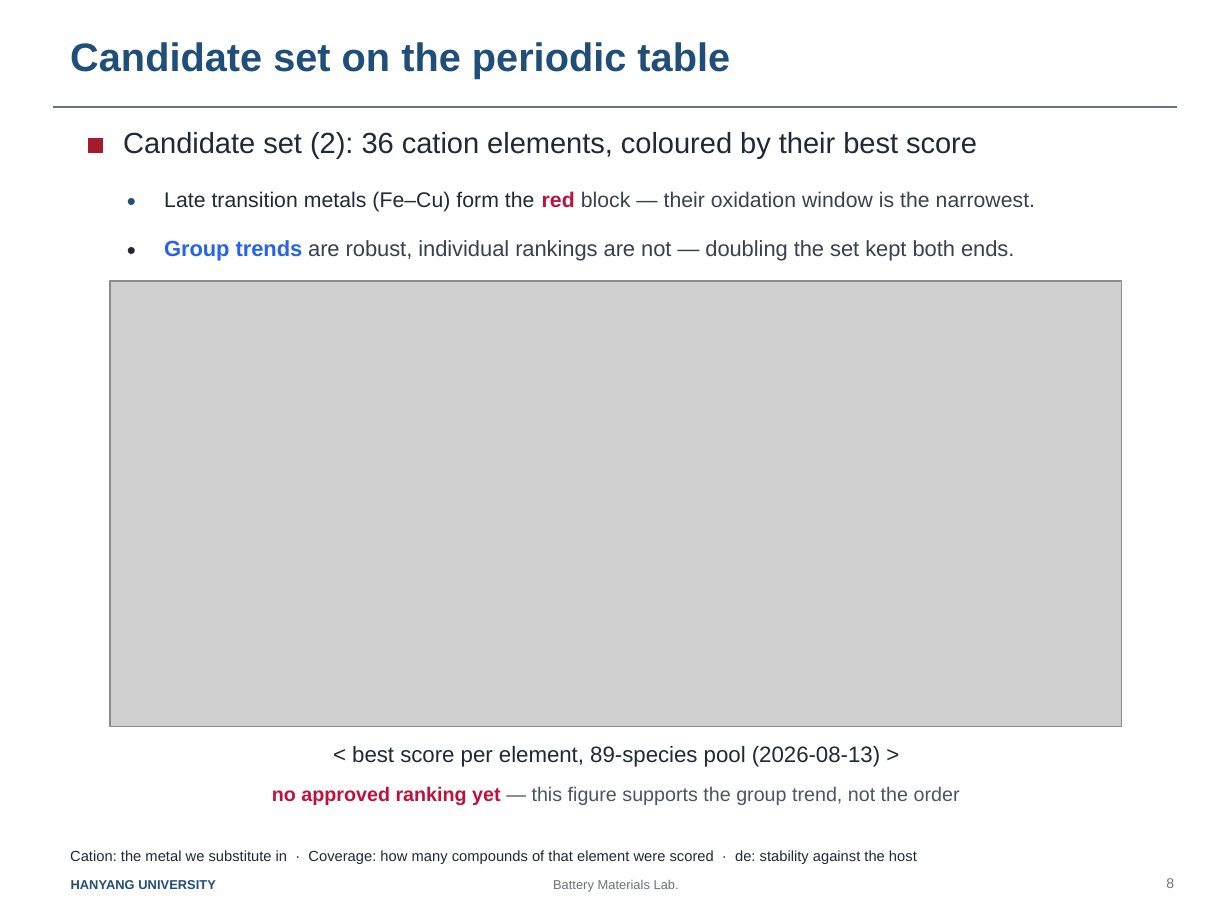
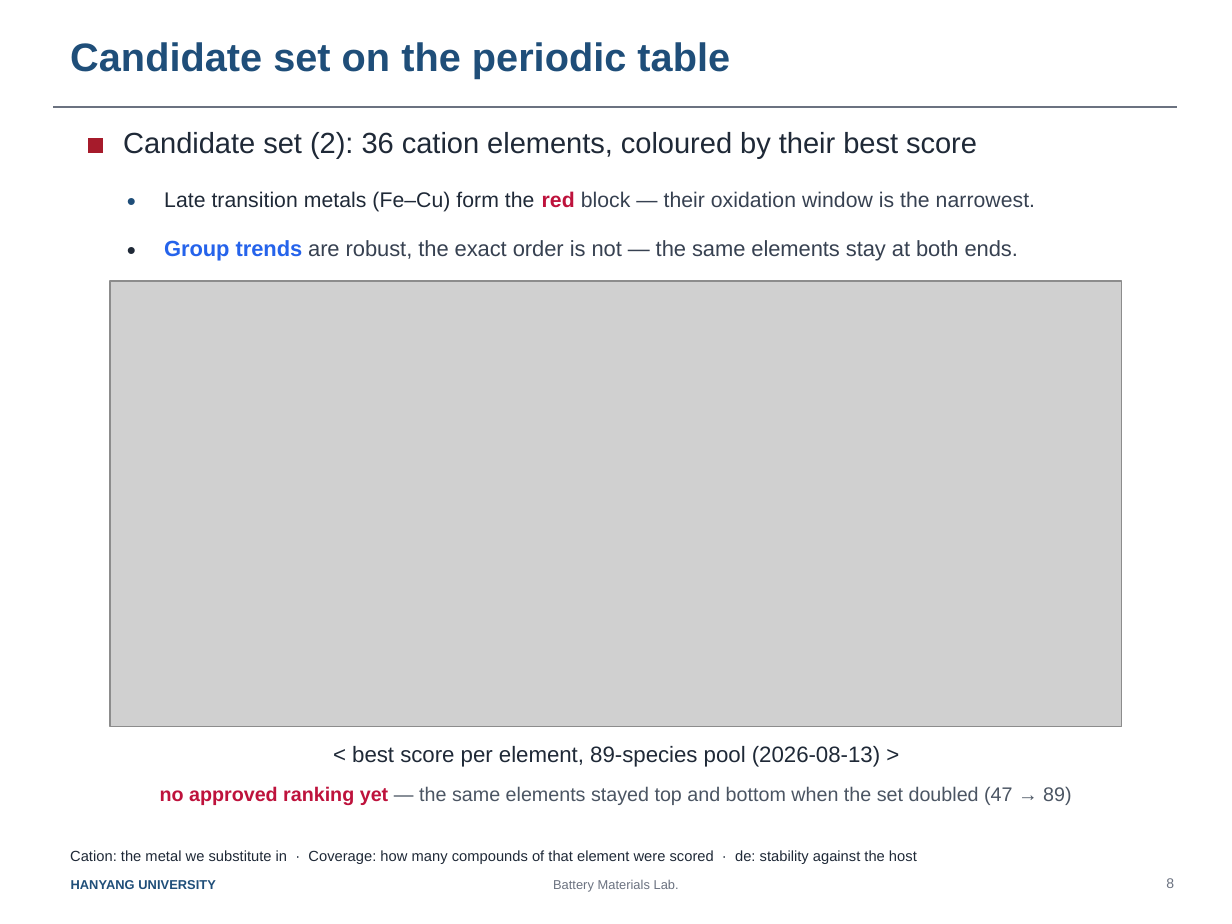
Before and after one commit to yonghoon7153-source/Yonghoon-DEM-DFT, a slide deck: slide 1 of docs/Slide08_periodic_table.pptx. Drawn at 1232x924 pixels with LibreOffice and Linux fonts; fonts in the diff are those of the drawing; grey boxes stand for pictures. Boxes give left, top, right and bottom in pixels: in the first picture for what was removed or moved away, otherwise in the second. Text is boxed around its words. In the diff, an @@ line names an element or a change of style, - is before the commit and + after.

```diff
--- a/docs/Slide08_periodic_table.pptx
+++ b/docs/Slide08_periodic_table.pptx
@@ text at bbox=[164, 240, 1018, 261]: text changed @@
-Group trends are robust, individual rankings are not — doubling the set kept both ends.
+Group trends are robust, the exact order is not — the same elements stay at both ends.
@@ text at bbox=[160, 786, 1071, 805]: text changed @@
-no approved ranking yet — this figure supports the group trend, not the order
+no approved ranking yet — the same elements stayed top and bottom when the set doubled (47 → 89)
```
Also in this commit, not shown: 2 other files.
